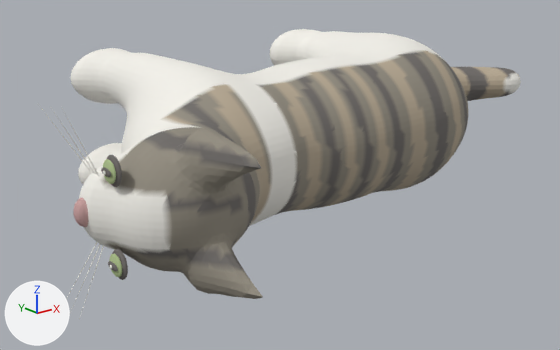
Renders of the glTF model model/doujiang_continuous.glb from each side of a commit.
One viewpoint serves both versions: a 50 mm lens placed at (-1.885, -2.963, 0.746), pointed at (-0.05, -0.668, -0.172). Lighting does not change. The marker at lower left points along +X, +Y and +Z. The older version comes first. Vertices at exactly the same position are counted once.

The older version as bpy lines, for what is in view:
```python
ob_continuous_body_head_legs_tail_ears = bpy.data.objects.new('continuous_body_head_legs_tail_ears', me_continuous_body_head_legs_tail_ears)
ob_continuous_body_head_legs_tail_ears.location = (0.0, 0.0, 0.0)
ob_left_rim = bpy.data.objects.new('left_rim', me_left_rim)
ob_left_rim.location = (0.0, 0.0, 0.0)
ob_nose = bpy.data.objects.new('nose', me_nose)
ob_nose.location = (0.0, 0.0, 0.0)
ob_right_iris = bpy.data.objects.new('right_iris', me_right_iris)
ob_right_iris.location = (0.0, 0.0, 0.0)
ob_right_rim = bpy.data.objects.new('right_rim', me_right_rim)
ob_right_rim.location = (0.0, 0.0, 0.0)
```
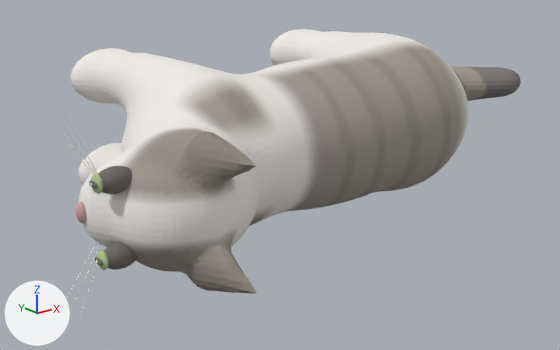
Changed parts and their boxes [x1, y1, x2, y2] in the pictures (560 x 350 px; the box of a moved part takes in the faces that stretch with it):
```json
{"object": "continuous_body_head_legs_tail_ears", "change": "reshaped", "before": [70, 29, 521, 299], "after": [70, 29, 521, 293]}
{"object": "left_rim", "change": "moved, rescaled", "before": [107, 155, 122, 187], "after": [98, 166, 133, 194]}
{"object": "right_rim", "change": "moved, rescaled", "before": [112, 249, 128, 280], "after": [104, 242, 137, 270]}
{"object": "right_iris", "change": "moved, rescaled", "before": [109, 254, 122, 277], "after": [97, 250, 109, 270], "on screen": "7% narrower, 12% shorter"}
{"part": 1, "of": "me_continuous_body_head_legs_tail_ears", "change": "moved or reshaped", "before": [161, 128, 263, 299], "after": [161, 131, 256, 293]}
{"part": 2, "of": "me_continuous_body_head_legs_tail_ears", "change": "recoloured", "before": [79, 39, 521, 272], "after": [79, 39, 521, 272]}
```

The change, as JSON lines over the scene's bpy script:
```json
{"block": "me_continuous_body_head_legs_tail_ears", "where": "# used by ob_continuous_body_head_legs_tail_ears; location = (0.0, 0.0, 0.0)"}
{"op": "remove", "block": "me_continuous_body_head_legs_tail_ears", "code": "me_continuous_body_head_legs_tail_ears.from_pydata(...)  # 17080 vertices, 34156 faces; spans x -1.04..1.39, y -1.47..-0.02, z -0.34..0.34"}
{"op": "add", "block": "me_continuous_body_head_legs_tail_ears", "code": "me_continuous_body_head_legs_tail_ears.from_pydata(...)  # 17028 vertices, 34052 faces; spans x -1.04..1.39, y -1.44..-0.02, z -0.34..0.34"}
{"block": "me_continuous_body_head_legs_tail_ears", "change": "me_continuous_body_head_legs_tail_ears part 1: 74 vertices moved from x -0.85..-0.71, y -1.38..-1.2, z -0.22..0.23 to x -0.85..-0.71, y -1.39..-1.2, z -0.21..0.22; 370 vertices removed from x -0.85..-0.68, y -1.47..-1.19, z -0.24..0.24; 318 vertices added at x -0.85..-0.69, y -1.44..-1.2, z -0.23..0.23"}
{"block": "me_continuous_body_head_legs_tail_ears", "change": "me_continuous_body_head_legs_tail_ears part 2: 33134 kept faces spanning x -1.04..1.39, y -1.39..-0.02, z -0.34..0.34 get new vertex colours"}
{"block": "me_left_rim", "where": "# used by ob_left_rim; location = (0.0, 0.0, 0.0)"}
{"op": "remove", "block": "me_left_rim", "code": "me_left_rim.from_pydata(...)  # 164 vertices, 324 faces; spans x -1.002..-0.978, y -1.172..-1.088, z 0.0917..0.1803"}
{"op": "add", "block": "me_left_rim", "code": "me_left_rim.from_pydata(...)  # 164 vertices, 324 faces; spans x -1.045..-0.929, y -1.164..-1.096, z 0.0726..0.1474"}
{"block": "me_left_rim", "change": "me_left_rim part 3: the whole mesh is scaled about its middle by (4.83, 0.81, 0.844), then moved by (0.003, 0.0, -0.026)"}
{"block": "me_right_rim", "where": "# used by ob_right_rim; location = (0.0, 0.0, 0.0)"}
{"op": "remove", "block": "me_right_rim", "code": "me_right_rim.from_pydata(...)  # 164 vertices, 324 faces; spans x -1.002..-0.978, y -1.172..-1.088, z -0.1803..-0.0917"}
{"op": "add", "block": "me_right_rim", "code": "me_right_rim.from_pydata(...)  # 164 vertices, 324 faces; spans x -1.045..-0.929, y -1.164..-1.096, z -0.1474..-0.0726"}
{"block": "me_right_rim", "change": "me_right_rim part 4: the whole mesh is scaled about its middle by (4.83, 0.81, 0.844), then moved by (0.003, 0.0, 0.026)"}
{"block": "me_right_iris", "where": "# used by ob_right_iris; location = (0.0, 0.0, 0.0)"}
{"op": "remove", "block": "me_right_iris", "code": "me_right_iris.from_pydata(...)  # 164 vertices, 324 faces; spans x -1.011..-0.993, y -1.164..-1.096, z -0.1695..-0.1025"}
{"op": "add", "block": "me_right_iris", "code": "me_right_iris.from_pydata(...)  # 164 vertices, 324 faces; spans x -1.052..-1.028, y -1.157..-1.103, z -0.1376..-0.0824"}
{"block": "me_right_iris", "change": "me_right_iris part 5: the whole mesh is scaled about its middle by (1.33, 0.794, 0.824), then moved by (-0.038, 0.0, 0.026)"}
```
